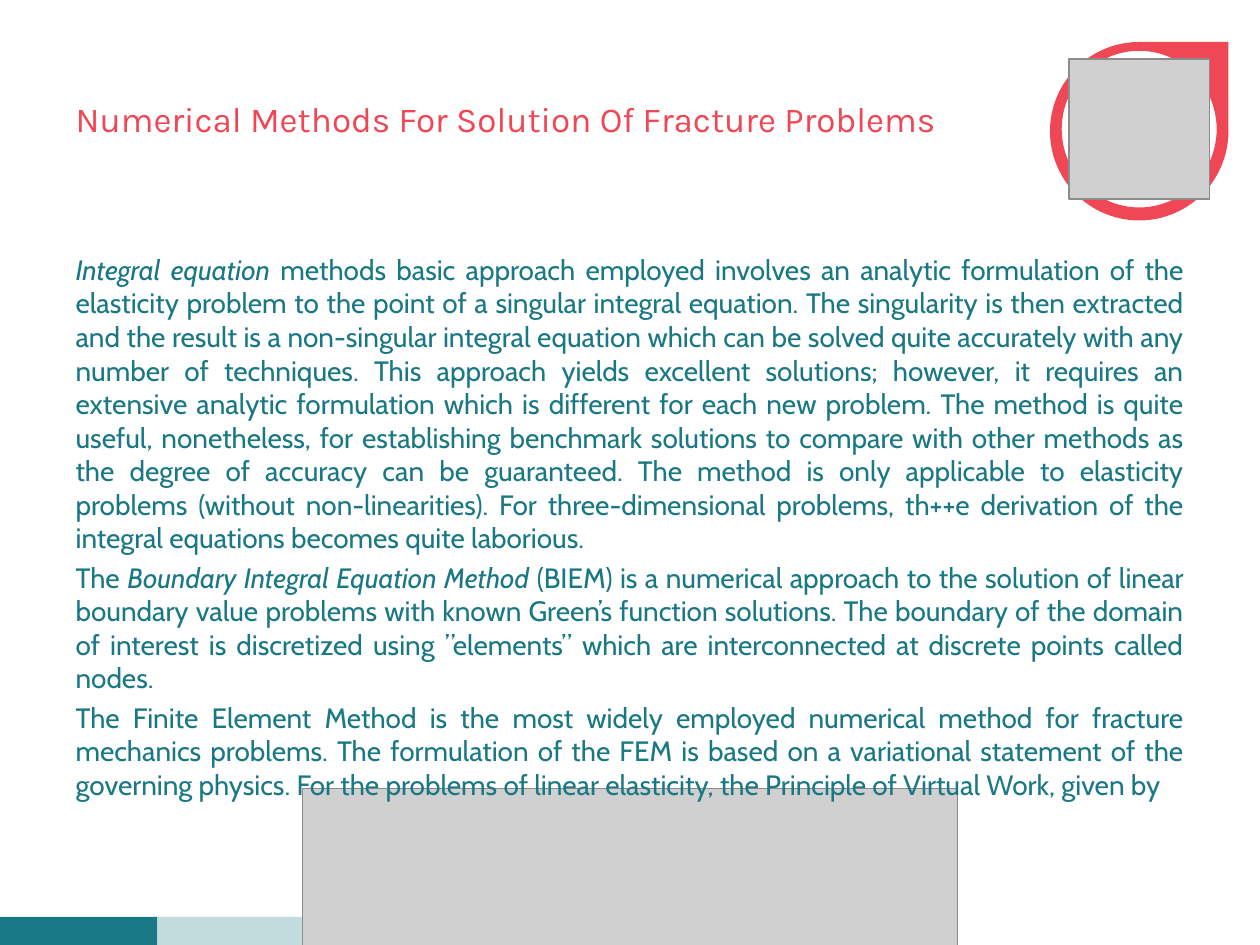
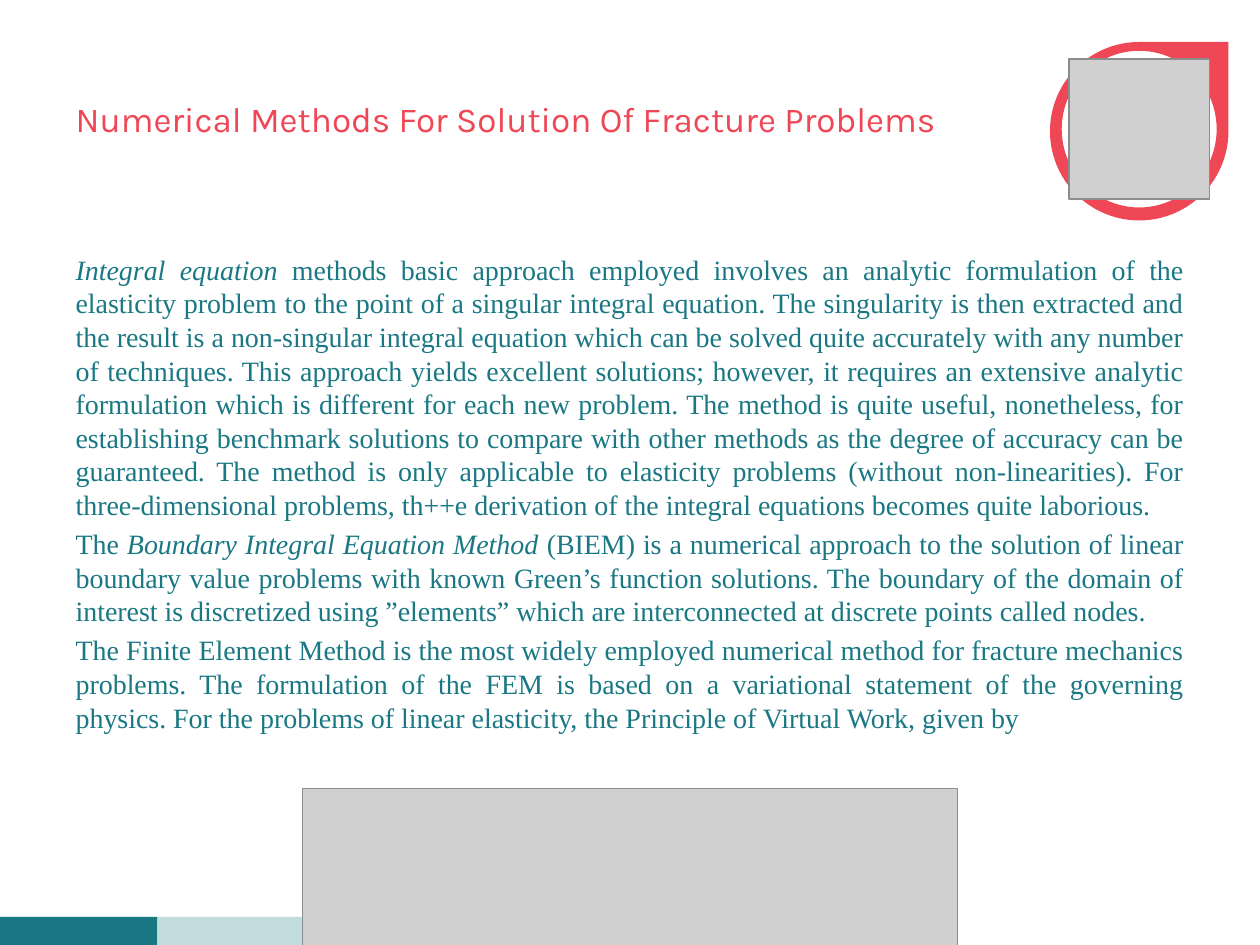
Before and after one commit to Abhinandan1996/seminar, a slide deck: slide 13 of seminar.pptx. Drawn at 1260x945 pixels with LibreOffice and Linux fonts; fonts in the diff are those of the drawing; grey boxes stand for pictures; background and template pictures are left out. Boxes give left, top, right and bottom in pixels: in the first picture for what was removed or moved away, otherwise in the second. Text is boxed around its words. In the diff, an @@ line names an element or a change of style, - is before the commit and + after.

```diff
--- a/seminar.pptx
+++ b/seminar.pptx
@@ text "Integral equation methods basic approach ..." at bbox=[76, 260, 1184, 733]: font Cabin to Times New Roman @@
```
Also in this commit, not shown: 12 other slides changed, 6 slides added, 1 slide removed, 6 other files.
